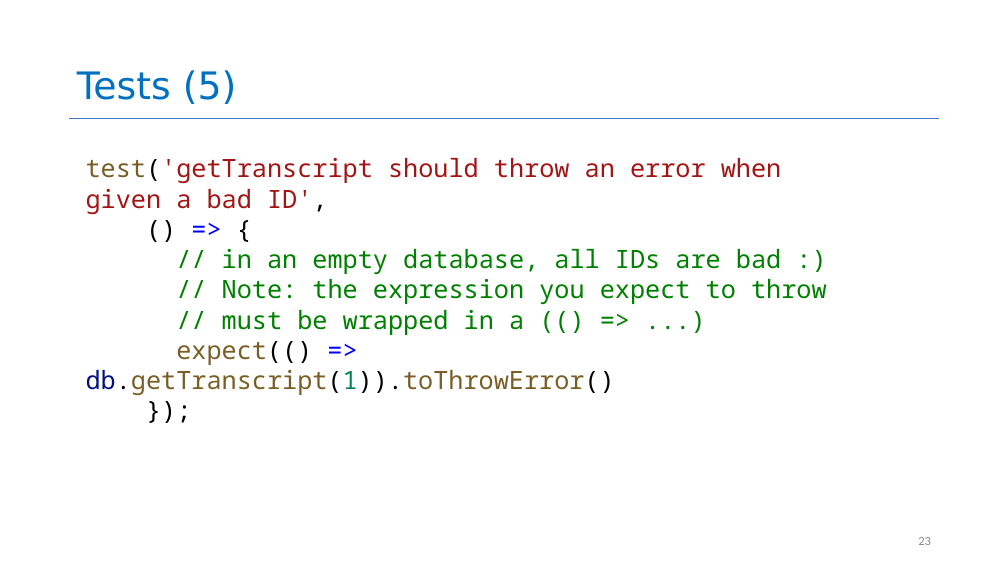
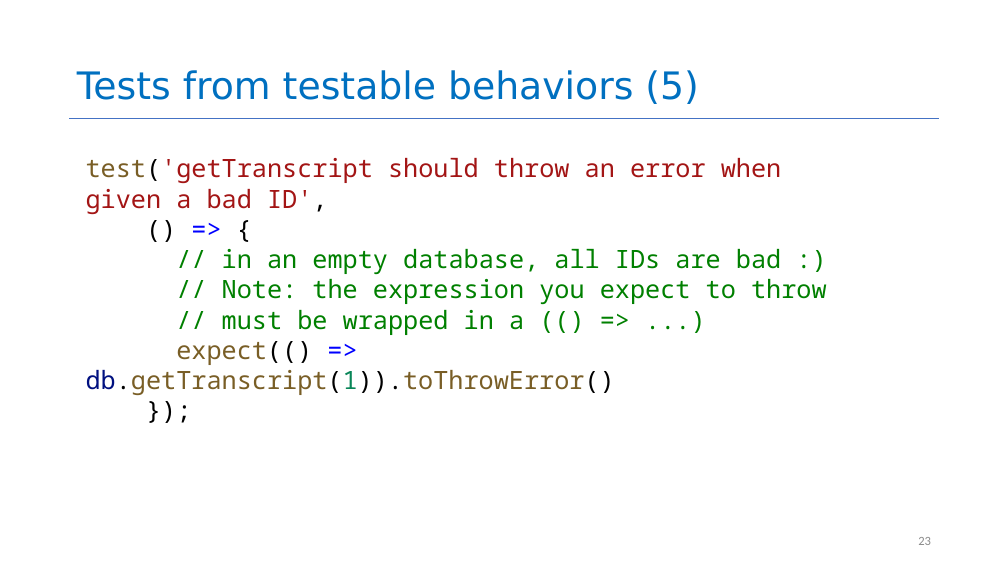
Before and after one commit to rimshaTest/CS4530-Spring-2026, a slide deck: slide 23 of Slides/Module 02.2 Test-Driven Development.pptx. Drawn at 1008x567 pixels with LibreOffice and Linux fonts; fonts in the diff are those of the drawing. Boxes give left, top, right and bottom in pixels: in the first picture for what was removed or moved away, otherwise in the second. Text is boxed around its words. In the diff, an @@ line names an element or a change of style, - is before the commit and + after.

```diff
--- a/Slides/Module 02.2 Test-Driven Development.pptx
+++ b/Slides/Module 02.2 Test-Driven Development.pptx
@@ title at <box>77,70,699,104</box>: text changed @@
-Tests (5)
+Tests from testable behaviors (5)
```
Also in this commit, not shown: 15 other slides changed, 1 other file.
